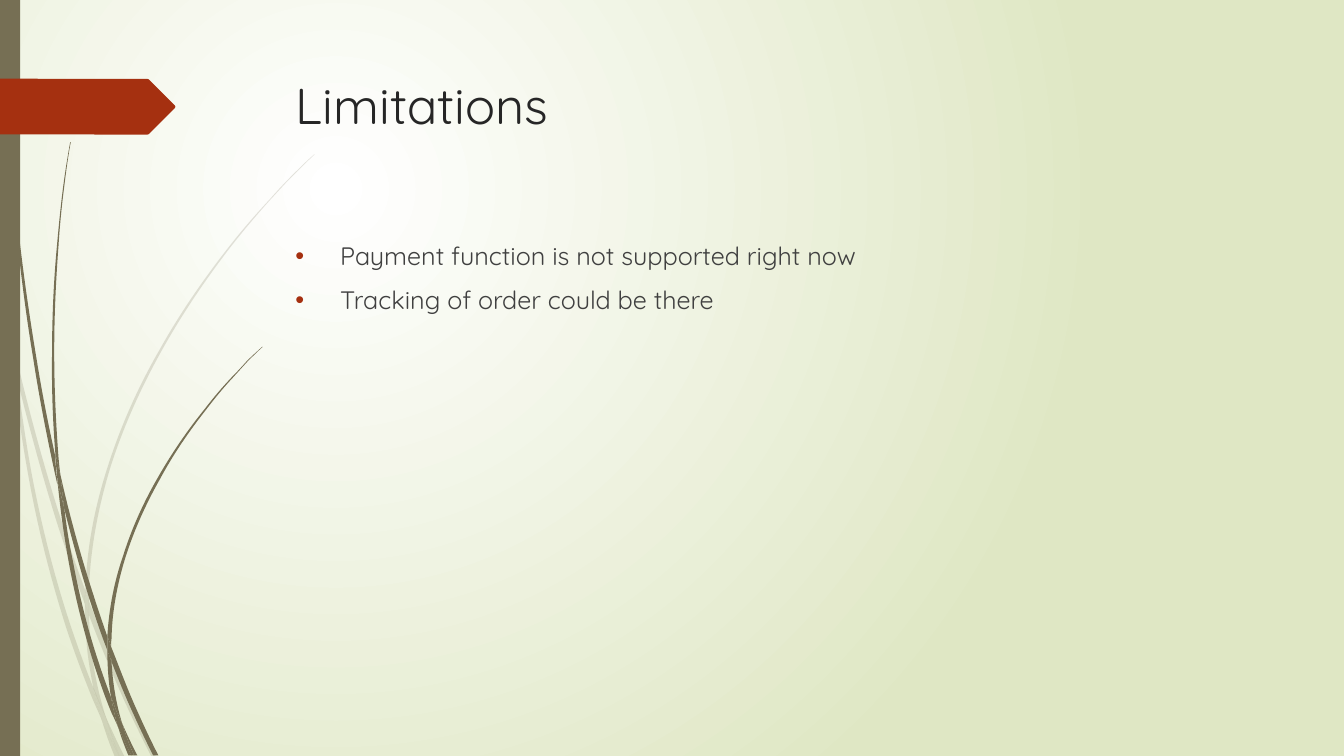
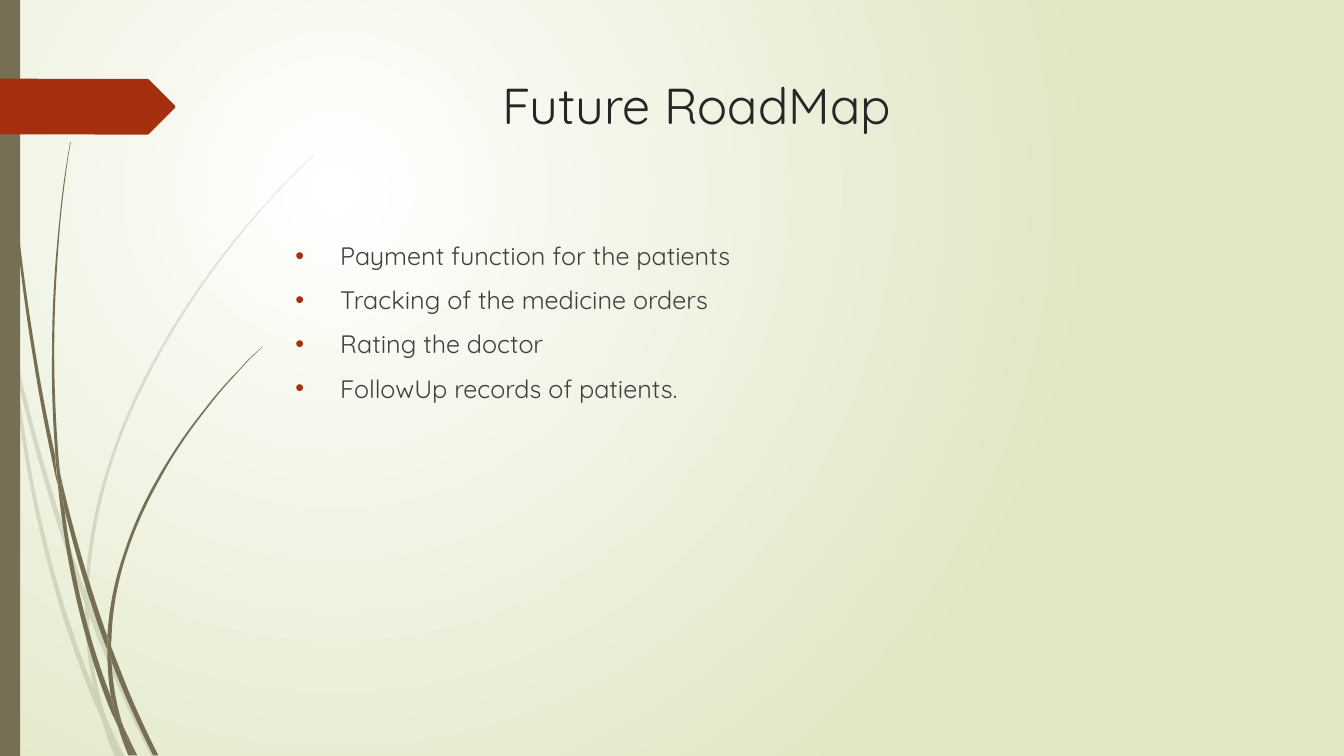
Before and after one commit to Alok0587/QURE, a slide deck: slide 9 of presentation/QURE PPT.pptx. Drawn at 1344x756 pixels with LibreOffice and Linux fonts; fonts in the diff are those of the drawing. Boxes give left, top, right and bottom in pixels: in the first picture for what was removed or moved away, otherwise in the second. Text is boxed around its words. In the diff, an @@ line names an element or a change of style, - is before the commit and + after.

```diff
--- a/presentation/QURE PPT.pptx
+++ b/presentation/QURE PPT.pptx
@@ title at (x1=502, y1=86, x2=891, y2=134): text changed @@
-Limitations
+Future RoadMap
@@ text at (x1=340, y1=246, x2=730, y2=403): text changed @@
-• Payment function is not supported right now
-• Tracking of order could be there
+• Payment function for the patients
+• Tracking of the medicine orders
+• Rating the doctor
+• FollowUp records of patients.
```
Also in this commit, not shown: 4 other slides changed, 5 slides added.
